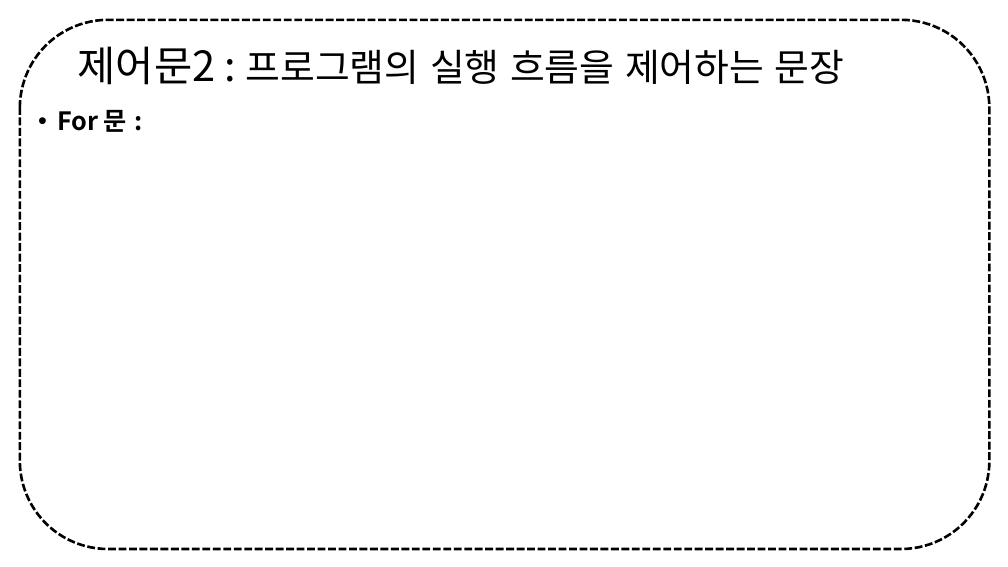
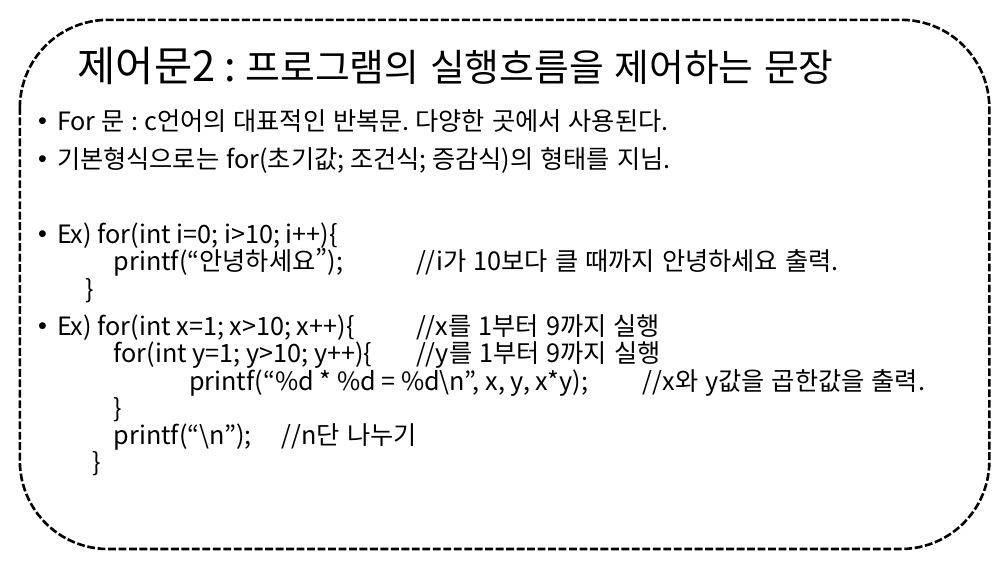
Before and after one commit to Z3r0c0k3/23-make, a slide deck: slide 14 of C lang/정보보안 멘토링 - C언어 zeroday.pptx (slide 7 before the commit). Drawn at 1008x567 pixels with LibreOffice and Linux fonts; fonts in the diff are those of the drawing. Boxes give left, top, right and bottom in pixels: in the first picture for what was removed or moved away, otherwise in the second. Text is boxed around its words. In the diff, an @@ line names an element or a change of style, - is before the commit and + after.

```diff
--- a/C lang/정보보안 멘토링 - C언어 zeroday.pptx
+++ b/C lang/정보보안 멘토링 - C언어 zeroday.pptx
@@ title at (78,46,834,85): spaces changed @@
-제어문2 : 프로그램의 실행 흐름을 제어하는 문장
+제어문2 : 프로그램의 실행흐름을 제어하는 문장
@@ text at (57,109,925,450): text changed; bold off @@
-• For 문 :
+• For 문 : c언어의 대표적인 반복문. 다양한 곳에서 사용된다.
+• 기본형식으로는 for(초기값; 조건식; 증감식)의 형태를 지님.
+• Ex) for(int i=0; i>10; i++){
+  printf(“안녕하세요”); //i가 10보다 클 때까지 안녕하세요 출력.
+  }
+• Ex) for(int x=1; x>10; x++){ //x를 1부터 9까지 실행
+  for(int y=1; y>10; y++){ //y를 1부터 9까지 실행
+  printf(“%d * %d = %d\n”, x, y, x*y); //x와 y값을 곱한값을 출력.
+  }
+  printf(“\n”); //n단 나누기
+  }
```
Also in this commit, not shown: 4 other slides changed, 9 slides added, 1 slide removed.
